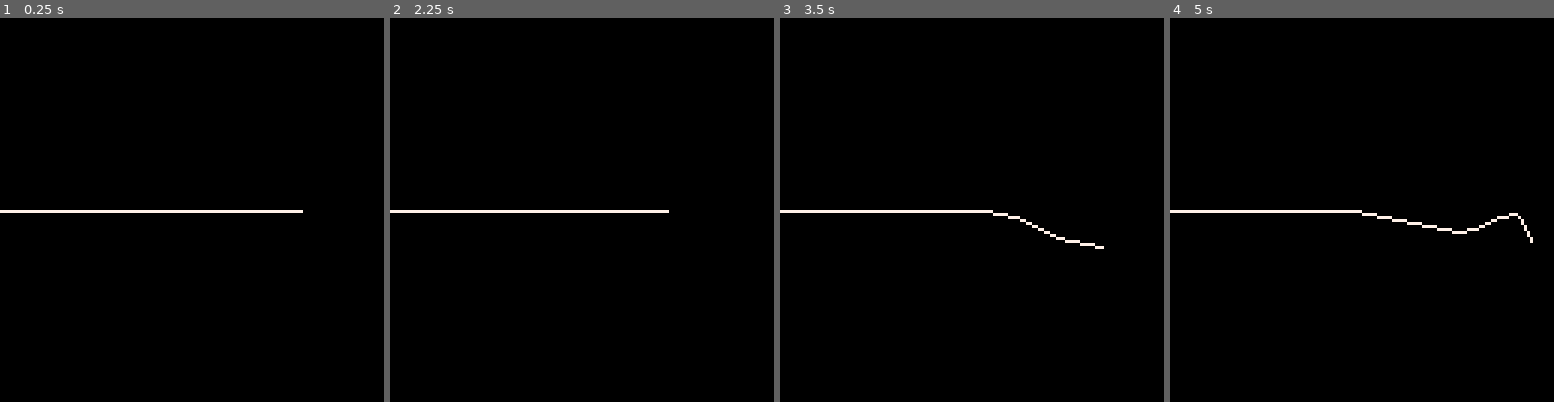
Above: before the commit, frames 1-4 (left to right).
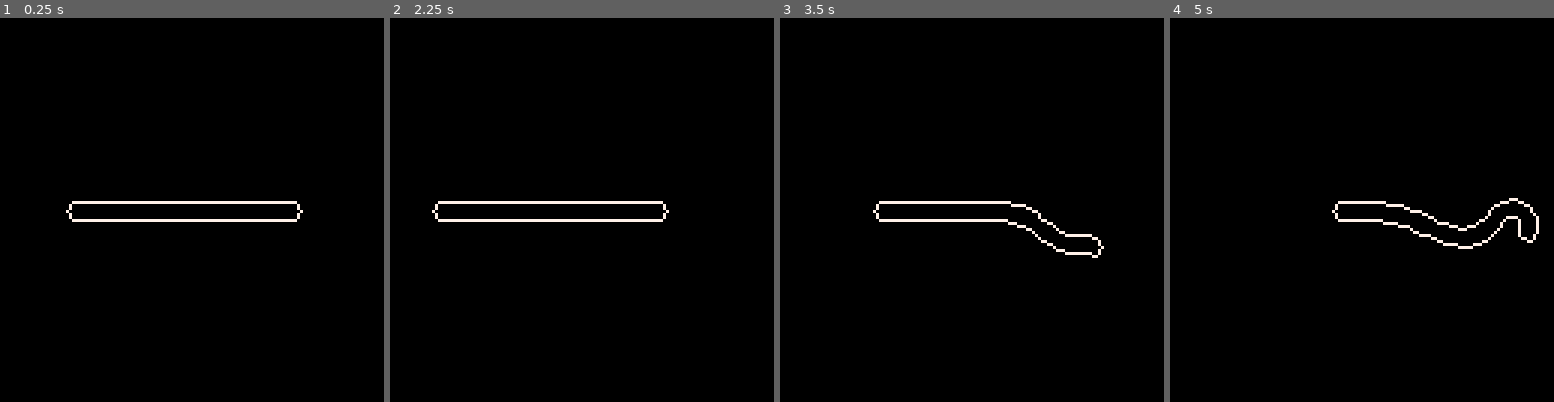
Above: after the commit, the same moments.

Repository: rbits0/pico8_snake_animation
Game: PICO-8 cartridge main.p8
Two runs of this game, one before a commit and one after it. Both use one fixed random seed, a clock stepped at 60 frames per second and the inputs below.
Inputs:
- Up to frame 1 (0.25 s): no input
- Up to frame 2 (2.25 s): hold Left from 1.97 s (still down)
- Up to frame 3 (3.5 s): release Left at 2.37 s; hold Down 2.42-2.82 s; hold Right from 2.87 s (still down)
- Up to frame 4 (5 s): release Right at 3.53 s; hold Up 3.58-4.08 s; hold Right 4.13-4.53 s; hold Down from 4.58 s (still down)

The runs differ from the first frame. In frame 1, 1.6% of the frame differs, in the area x 0-79%, y 47-54%; in frame 2, 1.5%; in frame 3, 1.6%; in frame 4, 1.7%, in the area x 0-97%, y 46-61%.

Commit message:
Add outline to snake

Diff:
--- a/main.p8
+++ b/main.p8
@@ -7,7 +7,11 @@
 -- main.p8
 
 function _init()
-    snake = Snake.new(100, 64, 40, 5)
+    printh(" ")
+
+    snake = Snake.new(100, 64, 40, 2)
+    snake_girth = 3
+    snake_lines = snake:get_outer_lines(3)
 end
 
 
@@ -25,13 +29,16 @@
     end
 
     snake:constrain()
+    snake_lines = snake:get_outer_lines(3)
 end
 
 
 function _draw()
     cls()
 
-    snake:draw()
+    for curr_line in all(snake_lines) do
+        line(curr_line[1][1], curr_line[1][2], curr_line[2][1], curr_line[2][2], 7)
+    end
 end
 
 __gfx__
--- a/snake.lua
+++ b/snake.lua
@@ -30,29 +30,56 @@
 
     constrain = function(self)
         local prev = nil
-        printh("A")
 
         for curr in all(self.points) do
             if prev != nil then
-                local magnitude, direction = get_magnitude_and_direction(
-                    prev,
-                    curr
-                )
-
-                magnitude = self.gap_size
-                printh(curr[1].." "..curr[2])
-                local end_p = get_end_point_from_vector(
-                    prev,
-                    magnitude,
-                    direction
-                )
+                local end_p = scale_points_distance(prev, curr, self.gap_size)
                 curr[1] = end_p[1]
                 curr[2] = end_p[2]
-                printh(curr[1].." "..curr[2])
             end
 
             prev = curr
         end
+    end,
+
+
+    get_outer_lines = function(self, girth)
+        local rotated_points = {}
+
+        local prev = self.points[1]
+
+        -- for all points except head and tail
+        for i=2, #self.points - 1 do
+            local curr = self.points[i]
+            add(rotated_points, pack(get_rotated_points(curr, prev, girth)))
+            prev = curr
+        end
+
+        local outer_lines = {}
+
+        -- go around left edge first
+        prev = self.points[1] -- head
+        for point in all(rotated_points) do
+            local curr = point[1]
+            add(outer_lines, {prev, curr})
+            prev = curr
+        end
+
+        -- add tail
+        add(outer_lines, {prev, self.points[#self.points]})
+        prev = self.points[#self.points]
+
+        -- go around right edge in opposite direction
+        for i=#rotated_points, 1, -1 do
+            local curr = rotated_points[i][2]
+            add(outer_lines, {prev, curr})
+            prev = curr
+        end
+
+        -- connect back to head
+        add(outer_lines, {prev, self.points[1]})
+
+        return outer_lines
     end,
 
 
--- a/vector.lua
+++ b/vector.lua
@@ -18,3 +18,38 @@
 
     return { start_p[1] + length, start_p[2] + height }
 end
+
+
+function scale_points_distance(start_p, end_p, size)
+    local magnitude, direction = get_magnitude_and_direction(
+        start_p,
+        end_p
+    )
+
+    magnitude = size
+    local end_p = get_end_point_from_vector(
+        start_p,
+        magnitude,
+        direction
+    )
+
+    return end_p
+end
+
+
+-- get points rotated around center_p 90 degrees and -90 degrees
+function get_rotated_points(center_p, edge_p, size)
+    if size != nil then
+        edge_p = scale_points_distance(center_p, edge_p, size)
+    end
+
+    local width = edge_p[1] - center_p[1]
+    local height = edge_p[2] - center_p[2]
+
+    local left_x = center_p[1] + height
+    local left_y = center_p[2] - width
+    local right_x = center_p[1] - height
+    local right_y = center_p[2] + width
+
+    return {left_x, left_y}, {right_x, right_y}
+end
